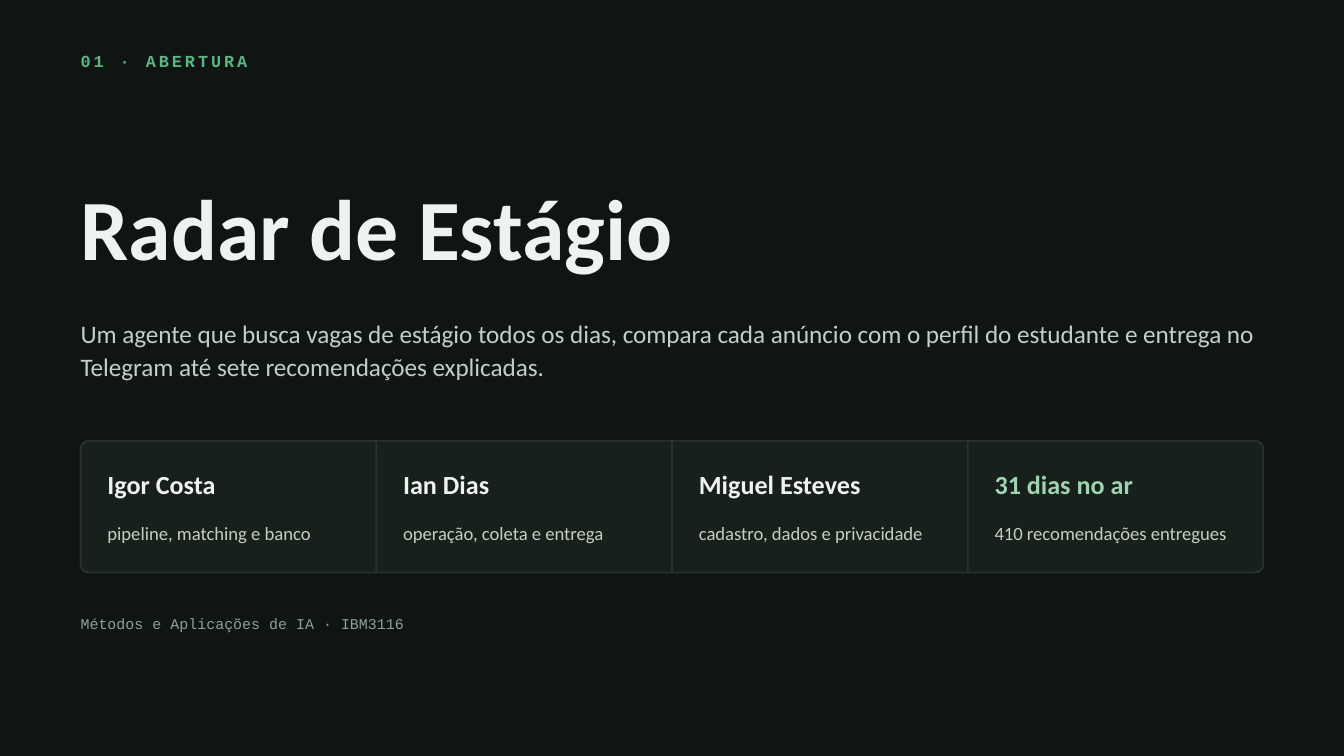
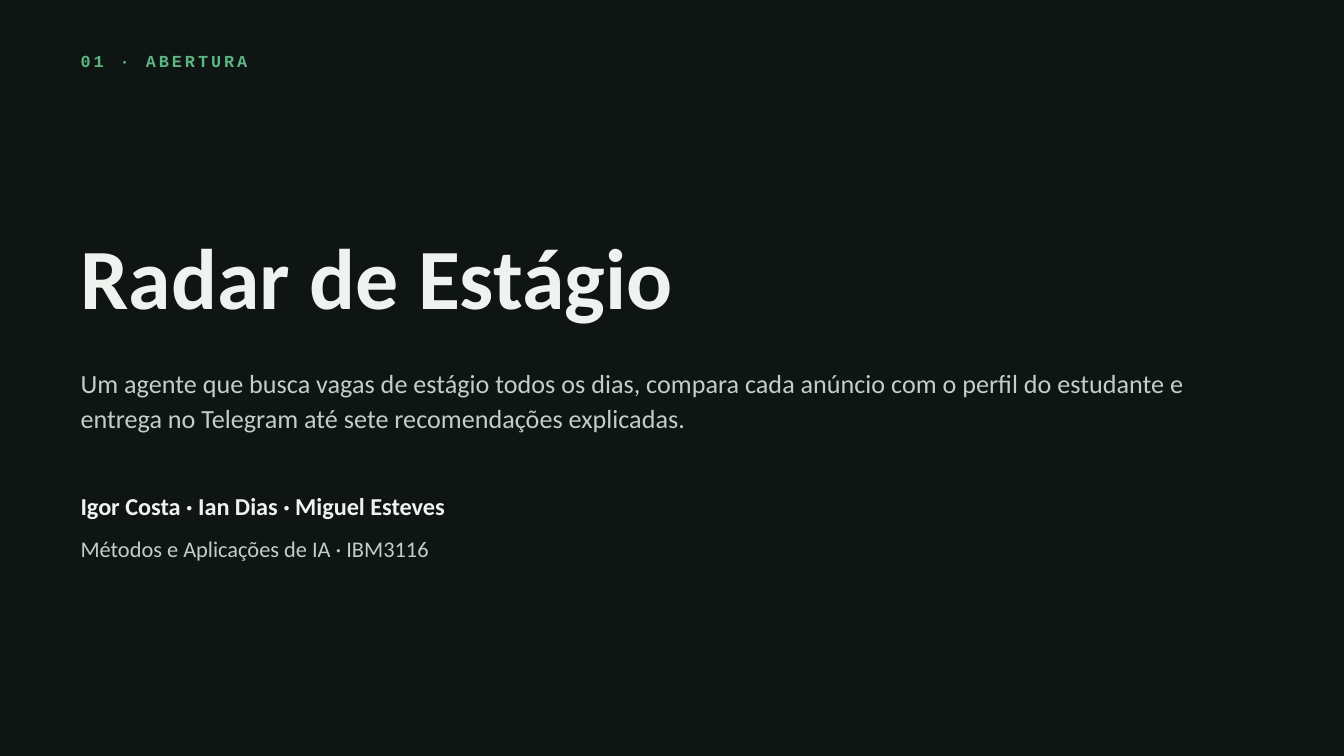
Before and after one commit to RadarEstagio/RadarEstagio, a slide deck: slide 1 of apresentacao/radar-de-estagio-pit.pptx. Drawn at 1344x756 pixels with LibreOffice and Linux fonts; fonts in the diff are those of the drawing. Boxes give left, top, right and bottom in pixels: in the first picture for what was removed or moved away, otherwise in the second. Text is boxed around its words. In the diff, an @@ line names an element or a change of style, - is before the commit and + after.

```diff
--- a/apresentacao/radar-de-estagio-pit.pptx
+++ b/apresentacao/radar-de-estagio-pit.pptx
@@ text "Radar de Estágio": place and size @@
-text "Radar de Estágio" at bbox=[81, 199, 672, 275]
+text "Radar de Estágio" at bbox=[81, 248, 672, 324]
@@ text "Um agente que busca vagas ...": place and size @@
-text "Um agente que busca vagas ..." at bbox=[81, 325, 1253, 381]
+text "Um agente que busca vagas ..." at bbox=[81, 375, 1183, 433]
@@ text "Um agente que busca vagas ..." at bbox=[81, 375, 1183, 433]: size 13.5 to 14 pt @@
@@ line removed from (376, 441) to (376, 573) @@
@@ line removed from (672, 441) to (672, 573) @@
@@ line removed from (968, 441) to (968, 573) @@
@@ text removed at bbox=[107, 477, 216, 499] @@
-Igor Costa
@@ text removed at bbox=[403, 475, 489, 494] @@
-Ian Dias
@@ text removed at bbox=[699, 475, 860, 499] @@
-Miguel Esteves
@@ text removed at bbox=[995, 475, 1133, 494] @@
-31 dias no ar
@@ text at bbox=[81, 498, 444, 519]: text added @@
+Igor Costa · Ian Dias · Miguel Esteves
@@ text "Igor Costa · Ian Dias ...": place and size @@
-text "Igor Costa · Ian Dias ..." at bbox=[81, 441, 1263, 573]
+text "Igor Costa · Ian Dias ..." at bbox=[81, 498, 444, 519]
@@ text "Igor Costa · Ian Dias ..." at bbox=[81, 498, 444, 519]: fill #17201A to none; outline #26332C 1 pt to none @@
@@ text "Métodos e Aplicações de IA ...": place and size @@
-text "Métodos e Aplicações de IA ..." at bbox=[81, 618, 404, 632]
+text "Métodos e Aplicações de IA ..." at bbox=[81, 541, 428, 561]
@@ text "Métodos e Aplicações de IA ..." at bbox=[81, 541, 428, 561]: size 8 to 12 pt, font Courier New to Calibri, text colour #8FA298 to #C2CFC7 @@
@@ text removed at bbox=[107, 527, 311, 543] @@
-pipeline, matching e banco
@@ text removed at bbox=[403, 527, 603, 543] @@
-operação, coleta e entrega
@@ text removed at bbox=[699, 527, 922, 543] @@
-cadastro, dados e privacidade
@@ text removed at bbox=[995, 527, 1227, 543] @@
-410 recomendações entregues
```
Also in this commit, not shown: 9 other slides changed, 1 other file.
